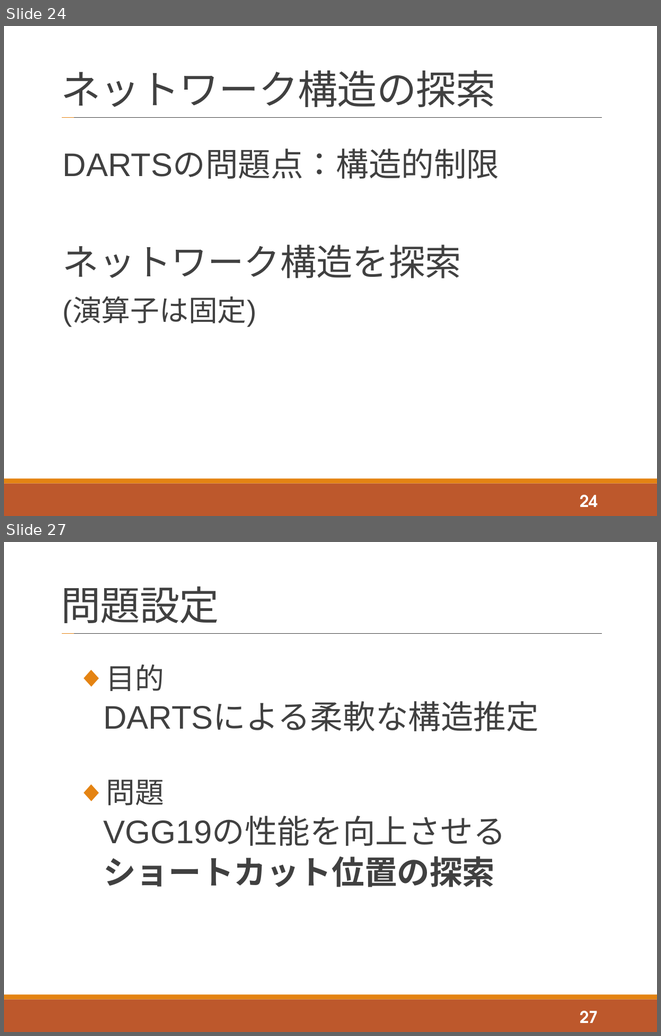
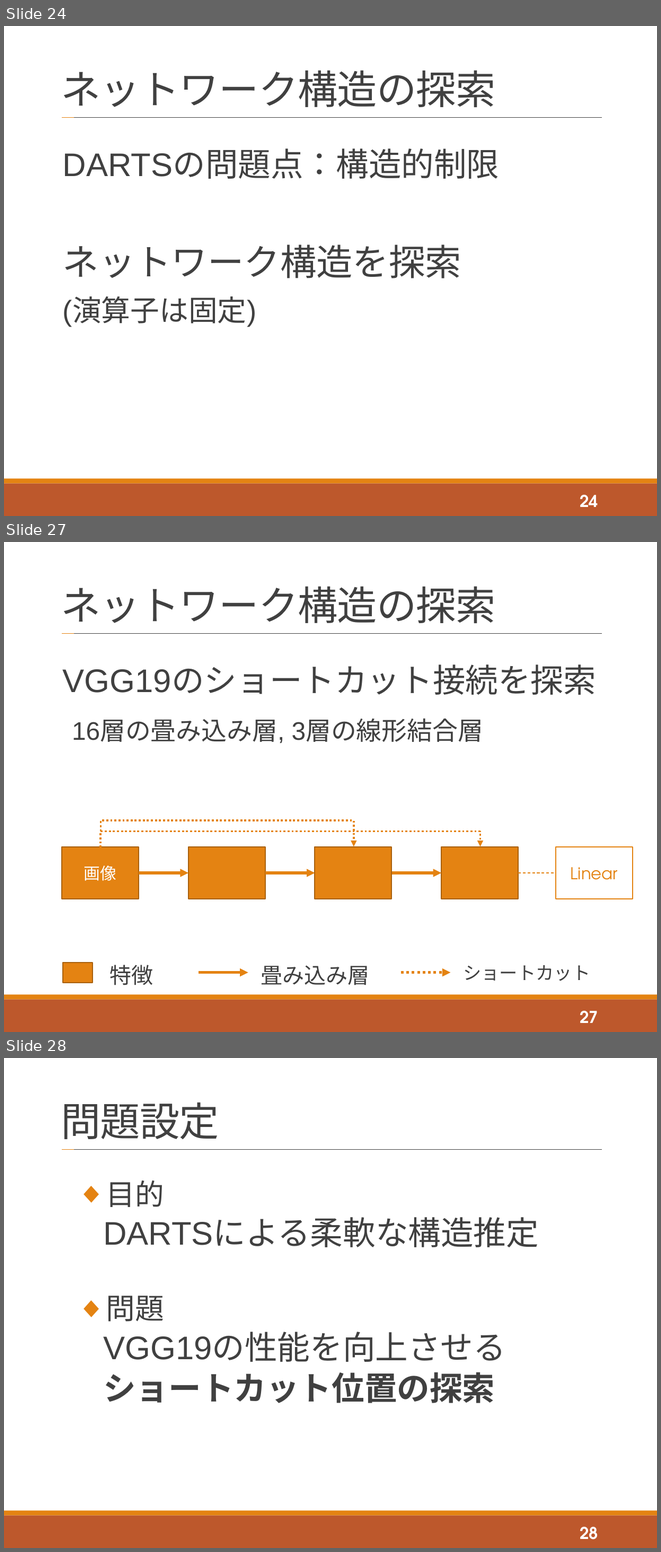
Before and after one commit to tatsuya-sugiyama/WeeklyReport, a slide deck: report/2020後期/2020_2nd_sugiyama.pptx. Shown one above the other, each under a label of ours: slides 24 and 27 before the commit, slides 24, 27 and 28 after it; the slides between them are not shown. The pictures are 661x1036 and 661x1552 pixels, drawn with LibreOffice and Linux fonts; fonts in the diff are those of the drawing. Boxes give left, top, right and bottom in pixels: in the first picture for what was removed or moved away, otherwise in the second. Text is boxed around its words. In the diff, an @@ line names an element or a change of style, - is before the commit and + after.

```diff
--- a/report/2020後期/2020_2nd_sugiyama.pptx
+++ b/report/2020後期/2020_2nd_sugiyama.pptx
@@ slide 27 added at [4,542,657,1032], background #FFFFFF; not listed: 4 template elements that a slide beside it also shows @@
@@ title added at [61,586,496,623], 44 pt, text #404040 @@
+ネットワーク構造の探索
@@ text added at [63,665,596,743], 36 pt, text #404040 @@
+VGG19のショートカット接続を探索
+16層の畳み込み層, 3層の線形結合層
@@ elbow arrow added from (100, 848) to (354, 846), #E48312 2.25 pt dashed @@
@@ elbow arrow added from (100, 848) to (480, 846), #E48312 2.25 pt dashed @@
@@ rectangle added at [62,847,139,899], fill #E48312, outline #A9610D 1.25 pt, 18 pt, text #FFFFFF @@
+画像
@@ rectangle added at [188,847,265,899], fill #E48312, outline #A9610D 1.25 pt @@
@@ rectangle added at [315,847,392,899], fill #E48312, outline #A9610D 1.25 pt @@
@@ rectangle added at [441,847,519,899], fill #E48312, outline #A9610D 1.25 pt @@
@@ rectangle added at [556,847,633,899], fill #FFFFFF, outline #E48312 1.25 pt, 18 pt, text #E48312 @@
+Linear
@@ arrow added from (139, 873) to (188, 873), #E48312 3 pt @@
@@ arrow added from (265, 873) to (315, 873), #E48312 3 pt @@
@@ arrow added from (392, 873) to (441, 873), #E48312 3 pt @@
@@ line added from (519, 873) to (556, 873), #E48312 0.75 pt dashed @@
@@ rectangle added at [63,962,93,983], fill #E48312, outline #A9610D 1.25 pt @@
@@ text added at [109,964,153,985], 24 pt, text #404040 @@
+特徴
@@ text added at [261,965,369,985], 24 pt, text #404040 @@
+畳み込み層
@@ text added at [463,965,590,981], 20 pt, text #404040 @@
+ショートカット
@@ arrow added from (199, 972) to (248, 972), #E48312 3 pt @@
@@ arrow added from (401, 972) to (451, 972), #E48312 3 pt dashed @@
@@ page number added at [580,1011,598,1023], 18 pt, text #FFFFFF, bold @@
+27
@@ what was slide 27 is now slide 28 @@
@@ page number at [580,1527,598,1539]: text changed @@
-27
+28
```
Also in this commit, not shown: 17 slides changed, 2 other files.
